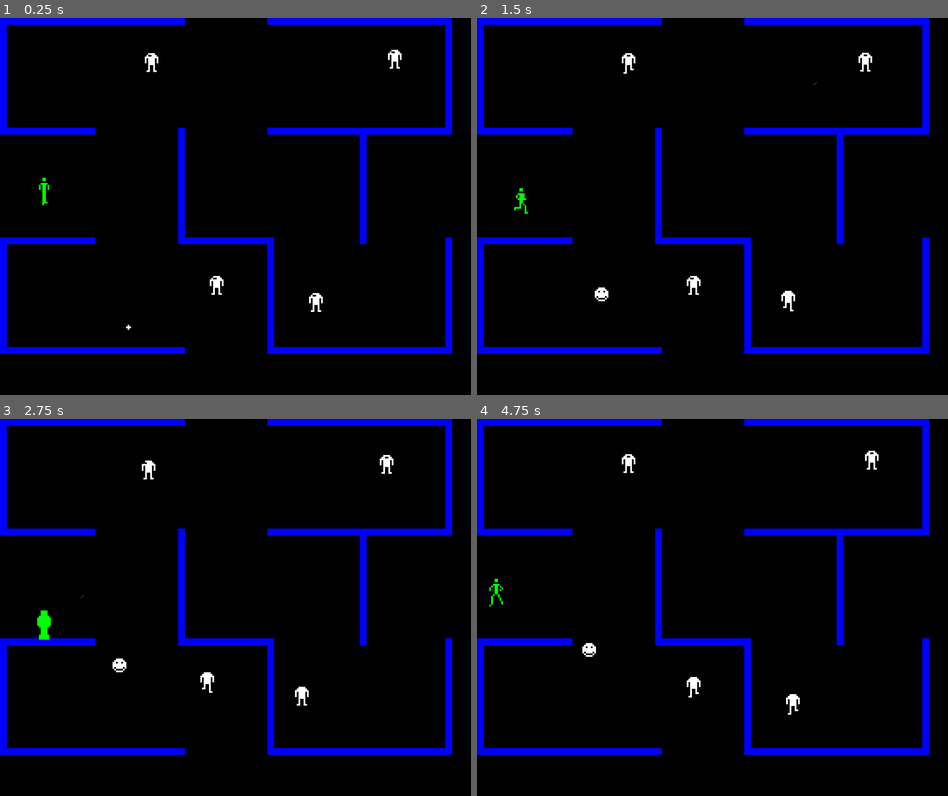
Above: before the commit, frames 1-4 (two rows, left to right).
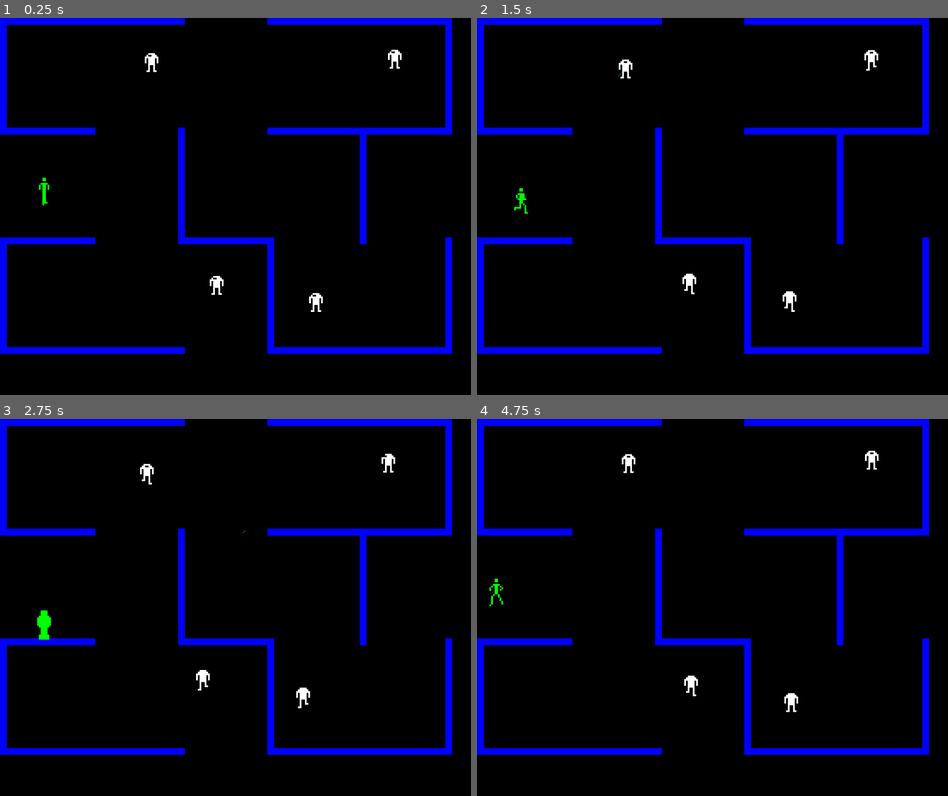
Above: after the commit, the same moments.

Repository: ccandreva/berzerk
Game: Godot game, scene res://Scenes/main.tscn
The game is run twice, just before and just after one commit, with the same random seed, the same clock (stepped at 60 frames per second) and the same inputs.
Inputs:
- Up to frame 1 (0.25 s): no input
- Up to frame 2 (1.5 s): tap Enter at 0.5 s; hold Right (walk_right) 0.53-1.28 s; hold Space (Action-A) 0.53-1.28 s; hold Down (walk_down) from 1.28 s (still down); tap Space (Action-A) at 1.35 s
- Up to frame 3 (2.75 s): release Down (walk_down) at 2.03 s; hold Right (walk_right) from 2.03 s (still down); hold Space (Action-A) from 2.03 s (still down)
- Up to frame 4 (4.75 s): release Right (walk_right) at 2.78 s; release Space (Action-A) at 2.78 s; hold Up (walk_up) 2.78-3.53 s; tap Space (Action-A) at 2.85, 4.35 s; hold Space (Action-A) 3.53-4.28 s; hold Left (walk_left) from 3.53 s (still down)

The runs differ from the first frame. In frame 1, less than 0.1% of the frame differs, in the area x 26-28%, y 81-83%; in frame 2, 0.5%, in the area x 25-86%, y 8-78%; in frame 3, 0.5%; in frame 4, 0.3%.

Commit message:
Update Otto, have him spawn. Add things to their own collision levels

Diff:
--- a/Scenes/door.tscn
+++ b/Scenes/door.tscn
@@ -8,7 +8,7 @@
 [node name="Door" type="StaticBody2D" unique_id=3679713]
 z_index = -1
 scale = Vector2(4, 4)
-collision_layer = 16
+collision_layer = 0
 collision_mask = 0
 
 [node name="Sprite2D" type="Sprite2D" parent="." unique_id=1268669977]
--- a/Scenes/evil_otto.gd
+++ b/Scenes/evil_otto.gd
@@ -2,6 +2,7 @@
 
 # Get node instances we will need
 @onready var player: CharacterBody2D = get_node("/root/Main/Player")
+@onready var timer_otto_spawn : Timer = get_node("TimerOttoSpawn")
 
 # Otto's speed
 @export var speed:int = 20
@@ -11,17 +12,19 @@
 var collision_y : Array = [-2.5, -20, -28, -32, -34, -36, -34, -32, -28, -20 ]
 var collision_scale_y:Array = [0.7,1,1,1,1,1,1,1,1,1]
 var start_position:Vector2
+var state:String = "Idle"
 
 func _ready() -> void:
 	sprite = get_node("AnimatedSprite2D")
 	collision = get_node("OttoTrigger/CollisionOtto")
 	$OttoTrigger.body_entered.connect(Callable(self,"_on_otto_trigger_body_entered"))
-	start_position = position
+	timer_otto_spawn.timeout.connect(Callable(self, "spawn_otto"))
+	start_position = Vector2(103,407)
 	disable_otto()
 	init_otto()
 
 func _physics_process(_delta: float) -> void:
-	if ( is_instance_valid(player)):
+	if ( (state == "Bounce") and is_instance_valid(player)):
 		var direction_vector:Vector2 = ( player.global_position - self.global_position).normalized()
 		# Lock direction to 8-bit 8-way positions
 		if (direction_vector != Vector2.ZERO):
@@ -37,6 +40,11 @@
 
 
 func init_otto():
+	state = "Idle"
+	timer_otto_spawn.start()
+
+func spawn_otto():
+	state="Spawn"
 	position=start_position
 	collision.position.y = collision_y[0]
 	collision.scale.y = collision_scale_y[0]
@@ -46,6 +54,7 @@
 
 
 func _on_animation_finished() -> void:
+	state="Bounce"
 	sprite.play("Bounce")
 	sprite.animation_finished.disconnect(Callable(self,"_on_animation_finished"))
 	sprite.connect("frame_changed", Callable(self, "_on_frame_changed"))
--- a/Scenes/evil_otto.tscn
+++ b/Scenes/evil_otto.tscn
@@ -159,3 +159,8 @@
 position = Vector2(0, -2.5)
 scale = Vector2(1, 0.7)
 shape = SubResource("CircleShape2D_f5oq8")
+
+[node name="TimerOttoSpawn" type="Timer" parent="." unique_id=1515432853]
+process_mode = 3
+wait_time = 10.0
+one_shot = true
--- a/Scenes/exit.tscn
+++ b/Scenes/exit.tscn
@@ -6,6 +6,8 @@
 size = Vector2(20, 244)
 
 [node name="Exit" type="Area2D" unique_id=29499520 groups=["Exits"]]
+collision_layer = 4
+collision_mask = 4
 script = ExtResource("1_35a55")
 
 [node name="ExitCollision" type="CollisionShape2D" parent="." unique_id=1350894589]
--- a/Scenes/laser.tscn
+++ b/Scenes/laser.tscn
@@ -43,7 +43,7 @@
 
 [node name="Laser" type="Area2D" unique_id=821578972]
 collision_layer = 0
-collision_mask = 19
+collision_mask = 23
 script = ExtResource("1_3pc01")
 
 [node name="SpriteStraight" type="Sprite2D" parent="." unique_id=1343549693]
@@ -72,4 +72,5 @@
 stream = SubResource("AudioStreamRandomizer_r1vd4")
 area_mask = 17
 
+[connection signal="area_entered" from="." to="." method="_on_area_entered"]
 [connection signal="body_entered" from="." to="." method="_on_body_entered"]
--- a/Scenes/main.tscn
+++ b/Scenes/main.tscn
@@ -53,4 +53,4 @@
 text = "How are you today "
 
 [node name="EvilOtto" parent="." unique_id=1787455862 instance=ExtResource("5_kry3j")]
-position = Vector2(304, 752)
+position = Vector2(56, 424)
--- a/Scenes/player.tscn
+++ b/Scenes/player.tscn
@@ -253,6 +253,7 @@
 height = 53.0
 
 [node name="Player" type="CharacterBody2D" unique_id=146244608 groups=["Players"]]
+collision_layer = 6
 collision_mask = 3
 script = ExtResource("1_147mo")
 Laser = ExtResource("2_6t5aa")
--- a/Scripts/laser.gd
+++ b/Scripts/laser.gd
@@ -49,3 +49,7 @@
 	elif body.is_in_group("Players"):
 		body.kill_player()
 	remove_laser()
+
+
+func _on_area_entered(_area: Area2D) -> void:
+	remove_laser()
--- a/Scripts/main.gd
+++ b/Scripts/main.gd
@@ -4,8 +4,11 @@
 @onready var player:CharacterBody2D = get_node("Player")
 #@onready var robot: CharacterBody2D = get_node("Robot")
 @onready var robots: Node = get_node("Robots")
+@onready var evil_otto:Node = get_node("EvilOtto")
+
 var robot: Array[CharacterBody2D]
-var num_robots : int
+var robots_max : int
+var robots_live: int
 var room_x:int = 0
 var room_y:int = 0
 var last_exit:String = "ExitEast"
@@ -26,11 +29,11 @@
 	get_tree().call_group("Exits","connect", "exit_triggered",
 		Callable(self,"_on_exit_triggered"))
 	player.connect("player_died", Callable(self, "_on_player_died"))
-	num_robots = robots.get_child_count()
-	for i in num_robots:
+	robots_max = robots.get_child_count()
+	for i in robots_max:
 		robot.append(robots.get_child(i))
-		robot[i].connect("robot_died", Callable(self,"on_robot_died"))
-
+		robot[i].connect("robot_died", Callable(self,"_on_robot_died"))
+	_reset_characters()
 	_start_level()
 
 
@@ -40,14 +43,17 @@
 
 
 func _reset_characters():
-	for i in num_robots:
+	for i in robots_max:
 		robot[i].init_robot()
+	robots_live = robots_max
 	player.position = player_starts[last_exit]
+	evil_otto.init_otto()
 
 
 func _end_level() -> void:
-	for i in num_robots:
+	for i in robots_max:
 		robot[i].disable_robot()
+	evil_otto.disable_otto()
 
 
 func _on_player_died() -> void:
@@ -56,9 +62,18 @@
 	print(str("Lives: ", lives))
 	_reset_characters()
 
+
 func _on_robot_died() -> void:
-	score += 50
-	print(str("Score: ", score))
+	if robots_live>0:
+		score += 50
+		robots_live -= 1
+		if (robots_live == 0):
+			score += 80
+		print(str("Score: ", score))
+		print(str("robots_live = ",robots_live))
+	else:
+		print(str("Robot died when robots_live = ",robots_live))
+
 
 func _on_exit_triggered(exit_name: String) ->void:
 		last_exit = exit_name
--- a/project.godot
+++ b/project.godot
@@ -67,6 +67,8 @@
 [layer_names]
 
 2d_physics/layer_1="Walls"
+2d_physics/layer_2="Pillars"
+2d_physics/layer_3="Exits"
 
 [rendering]
 
